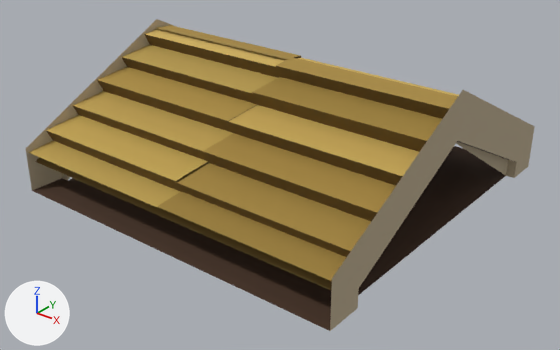
The glTF model houses/roof-gable-top-thatch.glb: old version first, new version second.
Both versions are drawn from a 50 mm lens placed at (1.218, -1.559, 0.968), pointed at (0.026, -0.069, 0.044). Lighting does not change. The marker at lower left points along +X, +Y and +Z. The older version comes first. Vertices at exactly the same position are counted once.

In view in the first picture: 'roof-gable-top-thatch'.
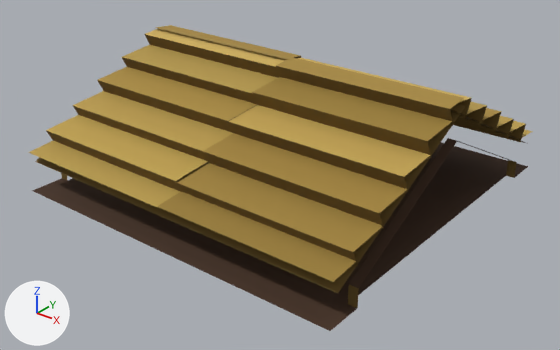
What differs and where, as boxes [x1, y1, x2, y2] in the pictures (560 x 350 px):
```json
{"object": "roof-gable-top-thatch", "change": "reshaped", "before": [26, 19, 535, 331], "after": [28, 25, 533, 331]}
{"part": 1, "of": "me_roof_gable_top_thatch", "change": "cut back", "before": [330, 90, 535, 331], "after": [349, 138, 515, 288]}
{"part": 2, "of": "me_roof_gable_top_thatch", "change": "cut back", "before": [26, 19, 177, 190]}
{"part": 3, "of": "me_roof_gable_top_thatch", "change": "recoloured", "before": [61, 160, 517, 181], "after": [61, 160, 517, 308]}
```

Edits to the scene script, one JSON object a line:
```json
{"block": "me_roof_gable_top_thatch", "where": "# used by ob_roof_gable_top_thatch; location = (0.0, 0.0, 0.0)"}
{"op": "remove", "block": "me_roof_gable_top_thatch", "code": "me_roof_gable_top_thatch.from_pydata(...)  # 237 vertices, 182 faces; spans x -0.5..0.5, y -0.5..0.5, z 0.0..0.376"}
{"op": "add", "block": "me_roof_gable_top_thatch", "code": "me_roof_gable_top_thatch.from_pydata(...)  # 225 vertices, 162 faces; spans x -0.5..0.5, y -0.5..0.5, z 0.0..0.352"}
{"block": "me_roof_gable_top_thatch", "change": "me_roof_gable_top_thatch part 1"}
{"block": "me_roof_gable_top_thatch", "change": "6 vertices are removed from x 0.475..0.5, y -0.5..0.5, z 0.0..0.376"}
{"block": "me_roof_gable_top_thatch", "change": "14 faces are deleted"}
{"block": "me_roof_gable_top_thatch", "change": "4 new faces join them"}
{"block": "me_roof_gable_top_thatch", "change": "me_roof_gable_top_thatch part 2"}
{"block": "me_roof_gable_top_thatch", "change": "6 vertices are removed from x -0.5..-0.475, y -0.5..0.5, z 0.0..0.376"}
{"block": "me_roof_gable_top_thatch", "change": "12 faces are deleted"}
{"block": "me_roof_gable_top_thatch", "change": "2 new faces join them"}
{"block": "me_roof_gable_top_thatch", "change": "me_roof_gable_top_thatch part 3: 8 kept faces spanning x -0.5..0.5, y -0.4..0.4, z 0.0..0.05 get new vertex colours; the middle colour goes from beige #b6a78b to brown #6c5522"}
```
